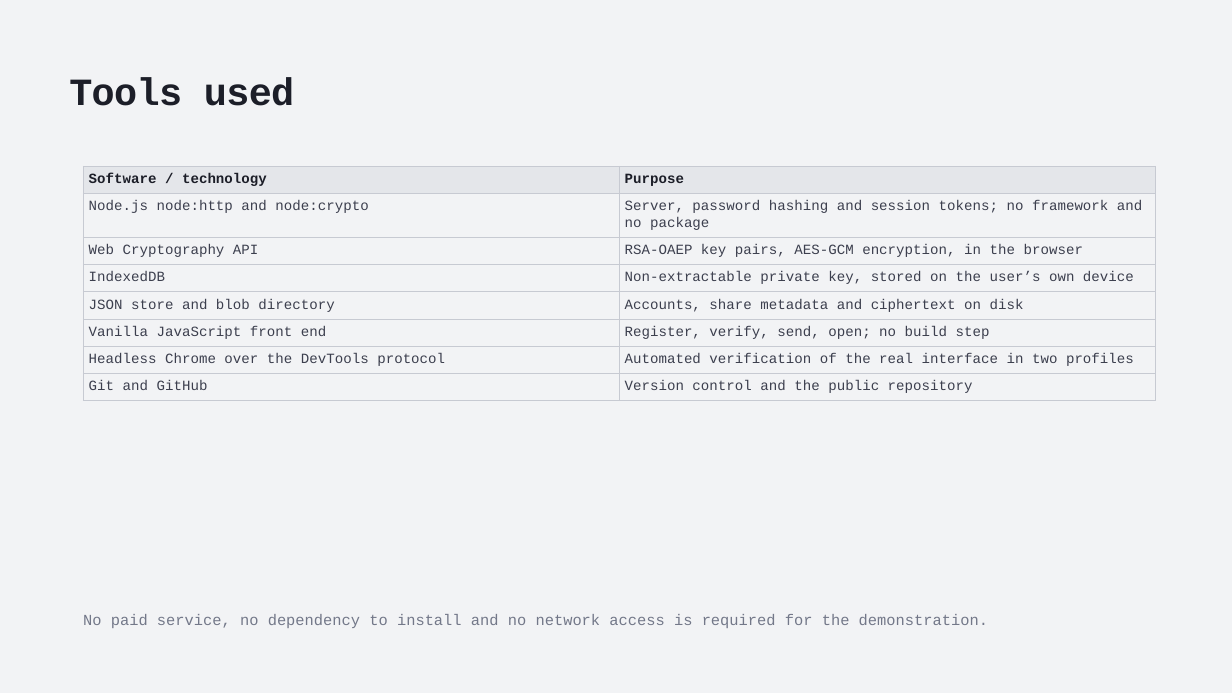
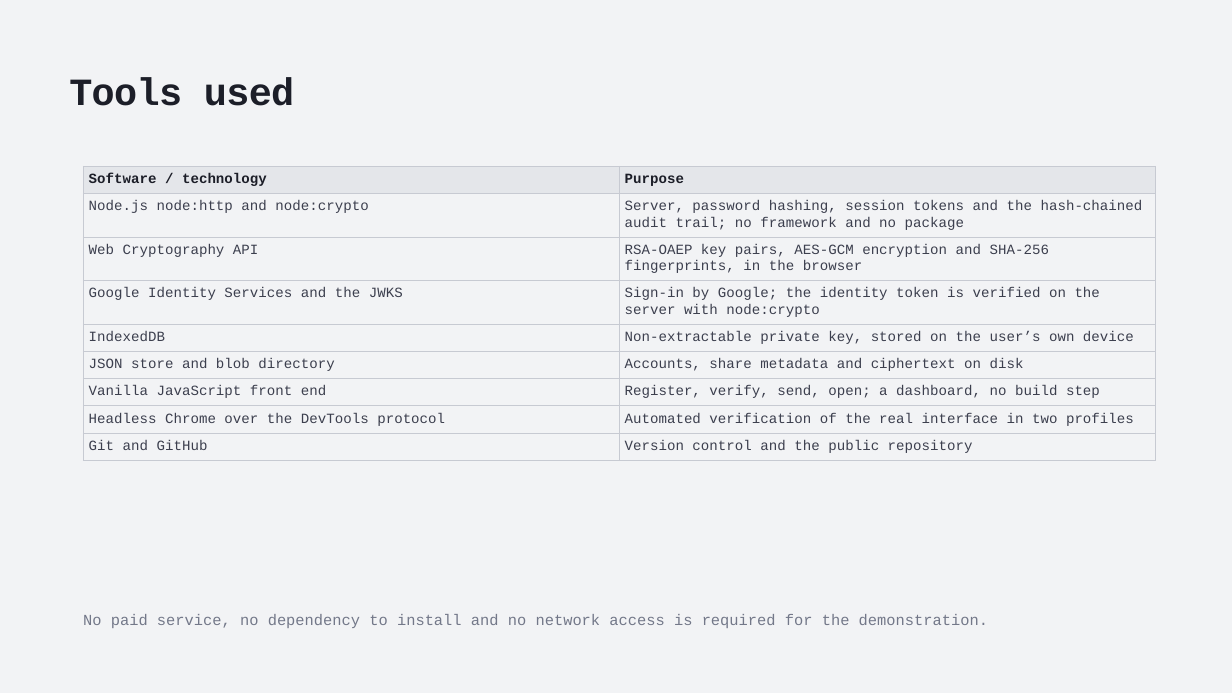
Before and after one commit to aswathas/sugan-project, a slide deck: slide 14 of report/SecureShare-REVIEW-3.pptx (slide 13 before the commit). Drawn at 1232x693 pixels with LibreOffice and Linux fonts; fonts in the diff are those of the drawing. Boxes give left, top, right and bottom in pixels: in the first picture for what was removed or moved away, otherwise in the second. Text is boxed around its words. In the diff, an @@ line names an element or a change of style, - is before the commit and + after.

```diff
--- a/report/SecureShare-REVIEW-3.pptx
+++ b/report/SecureShare-REVIEW-3.pptx
@@ table at [83,166,1155,457] @@
-row 2: Node.js node:http and node:crypto | Server, password hashing and session tokens; no framework and no package
-row 3: Web Cryptography API | RSA-OAEP key pairs, AES-GCM encryption, in the browser
+row 2: Node.js node:http and node:crypto | Server, password hashing, session tokens and the hash-chained audit trail; no framework and no package
+row 3: Web Cryptography API | RSA-OAEP key pairs, AES-GCM encryption and SHA-256 fingerprints, in the browser
+row 4: Google Identity Services and the JWKS | Sign-in by Google; the identity token is verified on the server with node:crypto
-row 7, column 2: Register, verify, send, open; no build step
+row 7, column 2: Register, verify, send, open; a dashboard, no build step
```
Also in this commit, not shown: 3 other slides changed, 1 slide added, 26 other files.
